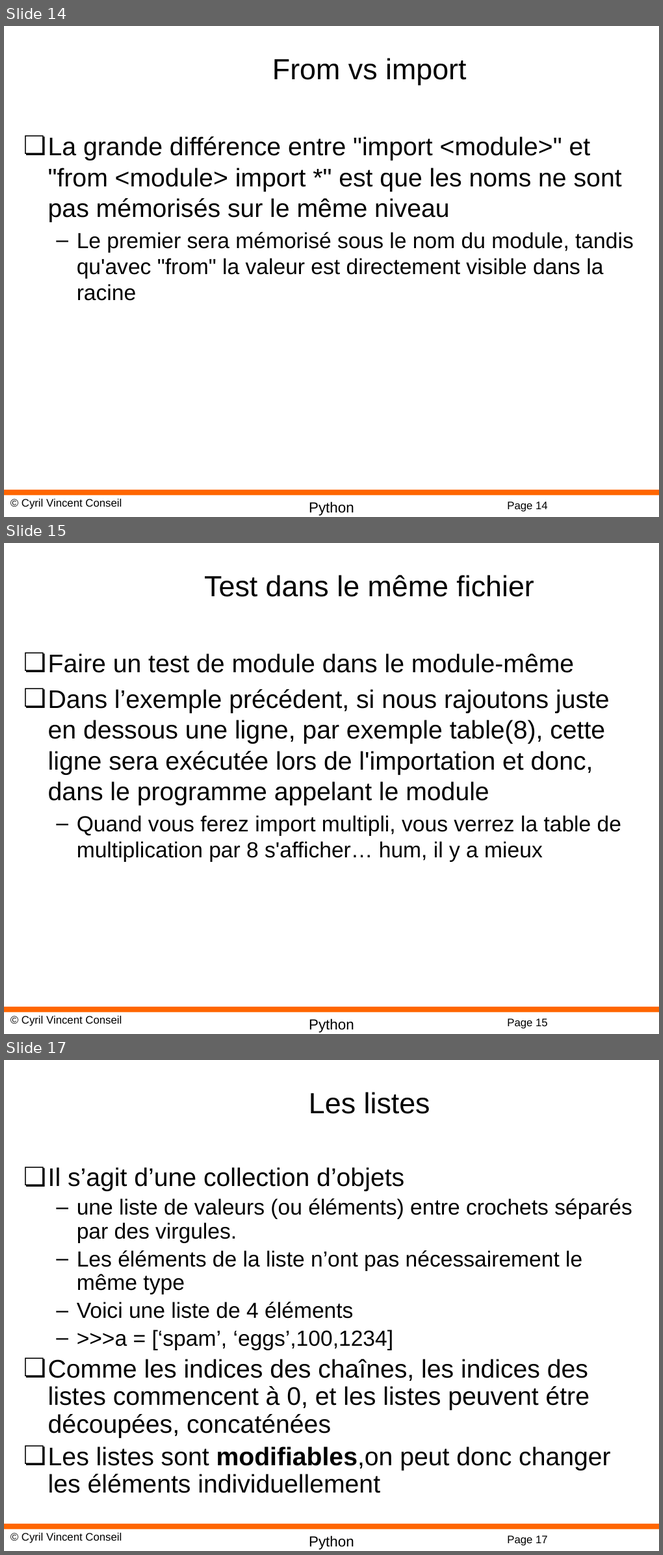
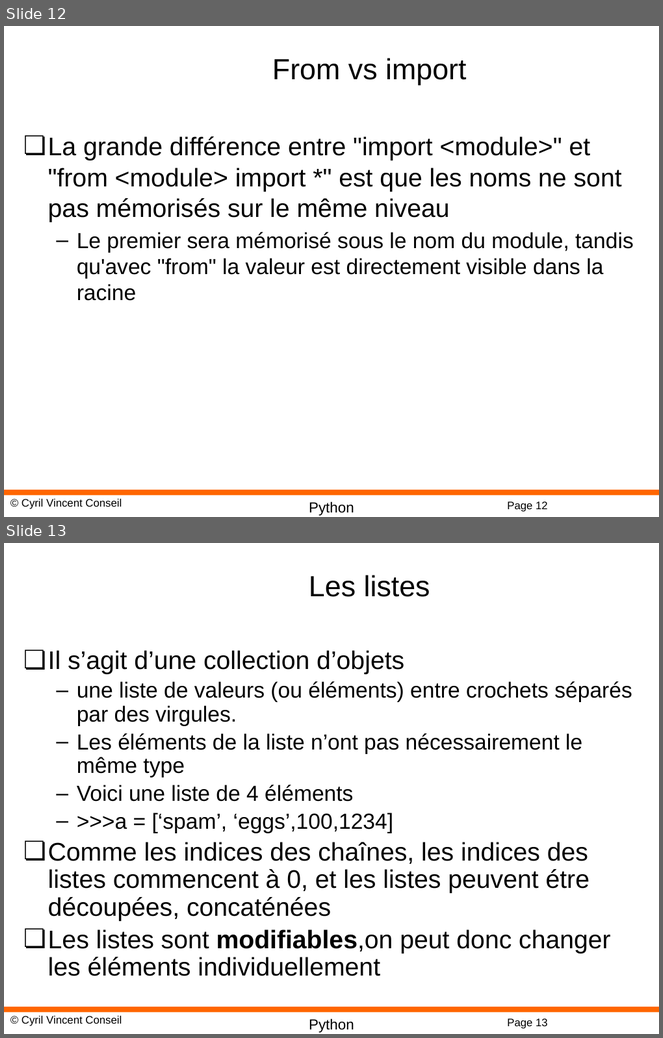
Before and after one commit to cyrilvincent/math, a slide deck: ppt/PythonMath02-Python.pptx. Shown one above the other, each under a label of ours: slides 14, 15 and 17 before the commit, slides 12 and 13 after it; the slides between them are not shown. The pictures are 663x1555 and 663x1038 pixels, drawn with LibreOffice and Linux fonts; fonts in the diff are those of the drawing; background and template pictures are left out. Boxes give left, top, right and bottom in pixels: in the first picture for what was removed or moved away, otherwise in the second. Text is boxed around its words. In the diff, an @@ line names an element or a change of style, - is before the commit and + after.

```diff
--- a/ppt/PythonMath02-Python.pptx
+++ b/ppt/PythonMath02-Python.pptx
@@ slide 15 removed at <box>4,543,659,1034</box>, background #FFFFFF; not listed: 4 template elements that a slide beside it also shows @@
@@ title removed at <box>204,575,534,597</box> @@
-Test dans le même fichier
@@ text removed at <box>48,653,622,862</box> @@
-❏ Faire un test de module dans le module-même
-❏ Dans l’exemple précédent, si nous rajoutons juste en dessous une ligne, par exemple table(8), cette ligne sera exécutée lors de l'importation et donc, dans le programme appelant le module
-  – Quand vous ferez import multipli, vous verrez la table de multiplication par 8 s'afficher… hum, il y a mieux
@@ what was slide 14 is now slide 12 @@
@@ page number at <box>507,502,548,512</box>: text changed @@
-Page 14
+Page 12
@@ what was slide 17 is now slide 13 @@
@@ page number at <box>507,1019,548,1029</box>: text changed @@
-Page 17
+Page 13
```
Also in this commit, not shown: 3 other slides removed, 1 other file.
